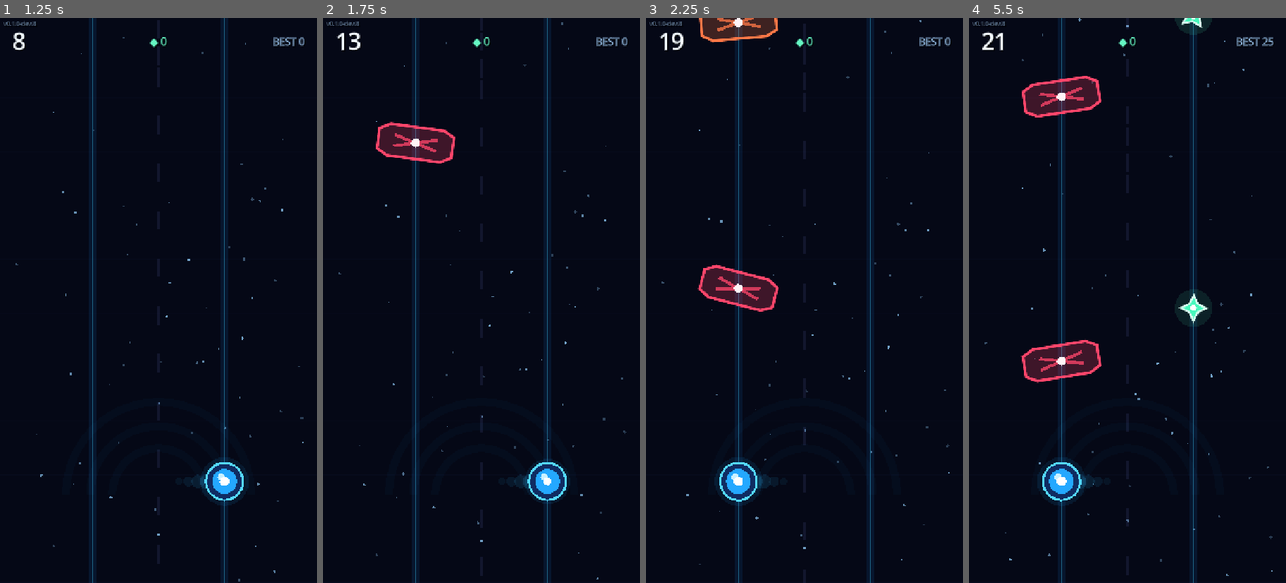
Above: before the commit, frames 1-4 (left to right).
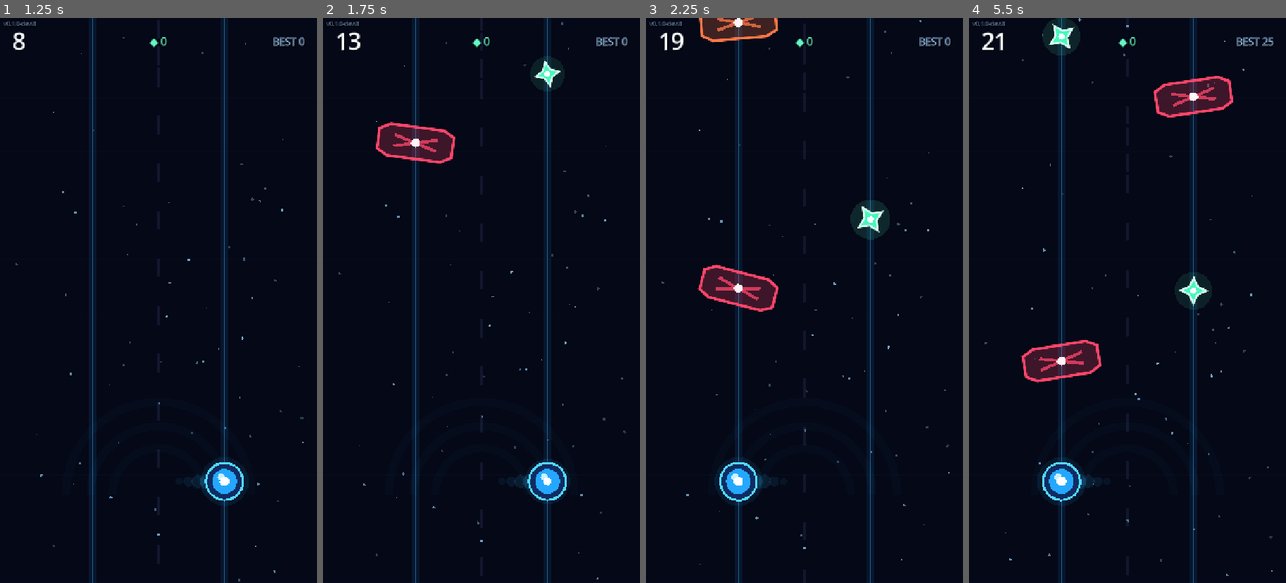
Above: after the commit, the same moments.

Repository: relijahbrewer01/Neon-Switch
Game: Godot game, scene res://scenes/main.tscn
Same seed, same stepped clock (60 frames per second), same inputs: the game is played once before the commit and once after it.
Inputs (mouse positions are in pixels of both pictures, inside the frame that each line leads up to):
- Up to frame 1 (1.25 s): tap Enter at 0.5, 0.6 s; move the mouse to (228, 272) at 0.52 s; click (228, 272) at 0.67 s; tap Space at 0.77 s
- Up to frame 2 (1.75 s): move the mouse to (418, 328) at 1.27 s; hold A from 1.28 s (still down); tap Keypad Enter at 1.35 s; tap Space at 1.52 s
- Up to frame 3 (2.25 s): move the mouse to (836, 176) at 2.02 s; release A at 2.03 s; tap Enter at 2.1 s
- Up to frame 4 (5.5 s): move the mouse to (1111, 413) at 2.77 s; tap Keypad Enter at 2.85, 4.35 s; click (1111, 413) at 2.92 s; tap Space at 3.02, 3.77, 4.52 s; tap Enter at 3.5, 3.6, 5.1 s; move the mouse to (1222, 385) at 3.52 s; hold A from 3.53 s (still down); move the mouse to (1032, 215) at 4.27 s; move the mouse to (1143, 300) at 5.02 s; click (1143, 300) at 5.17 s

Frame 1 is identical in both runs. In frame 2, 0.5% of the frame differs, in the area x 65-77%, y 7-13%; in frame 3, 0.7%; in frame 4, 4.5%, in the area x 16-84%, y 0-55%.

Commit message:
refactor: route all gameplay feedback through NeonFeedback

Diff:
--- a/scripts/main.gd
+++ b/scripts/main.gd
@@ -18,6 +18,7 @@
 var rng := RandomNumberGenerator.new()
 var wave_director := WaveDirector.new()
 var save_service := SaveService.new()
+var feedback := NeonFeedback.new()
 var score_float := 0.0
 var displayed_score := 0
 var best_score := 0
@@ -28,15 +29,14 @@
 var spawn_interval := GameBalance.START_SPAWN_INTERVAL
 var restart_lock := 0.0
 var screen_shake := 0.0
-var sfx_switch: AudioStreamPlayer
-var sfx_collect: AudioStreamPlayer
-var sfx_crash: AudioStreamPlayer
-var sfx_start: AudioStreamPlayer
 
 func _ready() -> void:
+    feedback.name = "Feedback"
+    add_child(feedback)
+    feedback.initialize()
+
     rng.randomize()
     best_score = save_service.load_best_score()
-    _build_audio_players()
     _connect_player_signals()
     _enter_ready_state(true)
 
@@ -110,7 +110,7 @@
     if state != GameState.PLAYING or state_transition_in_progress:
         return
     if player.switch_lane():
-        sfx_switch.play()
+        feedback.play_switch()
 
 func _request_restart() -> void:
     if state != GameState.GAME_OVER:
@@ -146,7 +146,7 @@
     background.set_intensity(0.0)
     hud.show_playing()
     hud.update_stats(0, best_score, 0)
-    sfx_start.play()
+    feedback.play_start()
     return true
 
 func _enter_game_over_state() -> bool:
@@ -156,7 +156,7 @@
     player.crash()
     screen_shake = GameBalance.SCREEN_SHAKE_DURATION
     restart_lock = GameBalance.RESTART_LOCK_TIME
-    sfx_crash.play()
+    feedback.play_crash()
     hud.flash_crash()
 
     var old_best := best_score
@@ -173,9 +173,6 @@
         transition_serial,
         displayed_score > old_best
     )
-
-    if OS.has_feature("mobile"):
-        Input.vibrate_handheld(170)
     return true
 
 func _begin_state_transition(next_state: int, force: bool = false) -> bool:
@@ -271,10 +268,7 @@
     hud.update_stats(displayed_score, best_score, shards)
     hud.pulse_score()
     hud.flash_collect()
-    sfx_collect.pitch_scale = rng.randf_range(0.96, 1.08)
-    sfx_collect.play()
-    if OS.has_feature("mobile"):
-        Input.vibrate_handheld(28)
+    feedback.play_collect()
 
 func _on_player_hit(_obstacle: NeonObstacle) -> void:
     _enter_game_over_state()
@@ -289,58 +283,3 @@
             (child as EnergyPickup).despawn()
         else:
             child.queue_free()
-
-func _build_audio_players() -> void:
-    # Generate tiny retro sound effects at runtime so the repository remains
-    # completely self-contained and avoids binary asset management.
-    sfx_switch = _make_audio_player(_make_tone(620.0, 0.075, 0.34, 180.0), -9.0)
-    sfx_collect = _make_audio_player(_make_tone(880.0, 0.16, 0.38, 520.0), -5.0)
-    sfx_crash = _make_audio_player(_make_noise_burst(0.24, 0.42), -3.0)
-    sfx_start = _make_audio_player(_make_tone(330.0, 0.22, 0.32, 440.0), -7.0)
-
-func _make_audio_player(stream: AudioStream, volume_db: float) -> AudioStreamPlayer:
-    var audio_player := AudioStreamPlayer.new()
-    audio_player.stream = stream
-    audio_player.volume_db = volume_db
-    add_child(audio_player)
-    return audio_player
-
-func _make_tone(start_hz: float, duration: float, amplitude: float, end_hz: float = -1.0) -> AudioStreamWAV:
-    var sample_rate := 22050
-    var sample_count := maxi(1, int(duration * sample_rate))
-    var data := PackedByteArray()
-    data.resize(sample_count * 2)
-    var phase := 0.0
-    var final_hz := start_hz if end_hz < 0.0 else end_hz
-
-    for i in sample_count:
-        var progress := float(i) / float(sample_count)
-        var frequency := lerpf(start_hz, final_hz, progress)
-        phase += TAU * frequency / float(sample_rate)
-        var envelope := sin(PI * progress)
-        var sample := int(clampf(sin(phase) * amplitude * envelope, -1.0, 1.0) * 32767.0)
-        data.encode_s16(i * 2, sample)
-
-    return _make_wav(data, sample_rate)
-
-func _make_noise_burst(duration: float, amplitude: float) -> AudioStreamWAV:
-    var sample_rate := 22050
-    var sample_count := maxi(1, int(duration * sample_rate))
-    var data := PackedByteArray()
-    data.resize(sample_count * 2)
-
-    for i in sample_count:
-        var progress := float(i) / float(sample_count)
-        var envelope := pow(1.0 - progress, 2.0)
-        var sample := int(rng.randf_range(-1.0, 1.0) * amplitude * envelope * 32767.0)
-        data.encode_s16(i * 2, sample)
-
-    return _make_wav(data, sample_rate)
-
-func _make_wav(data: PackedByteArray, sample_rate: int) -> AudioStreamWAV:
-    var stream := AudioStreamWAV.new()
-    stream.format = AudioStreamWAV.FORMAT_16_BITS
-    stream.mix_rate = sample_rate
-    stream.stereo = false
-    stream.data = data
-    return stream
